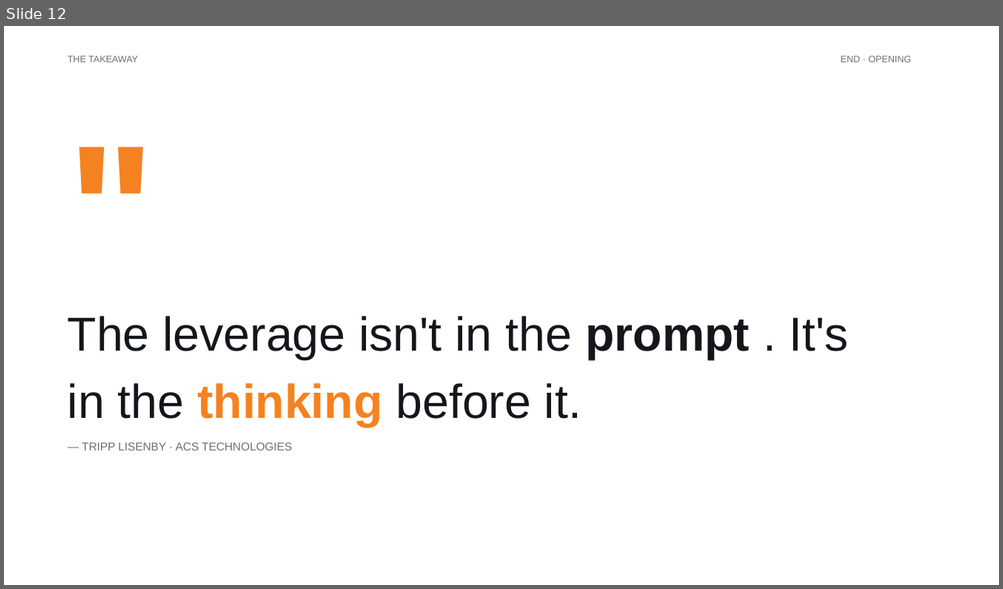
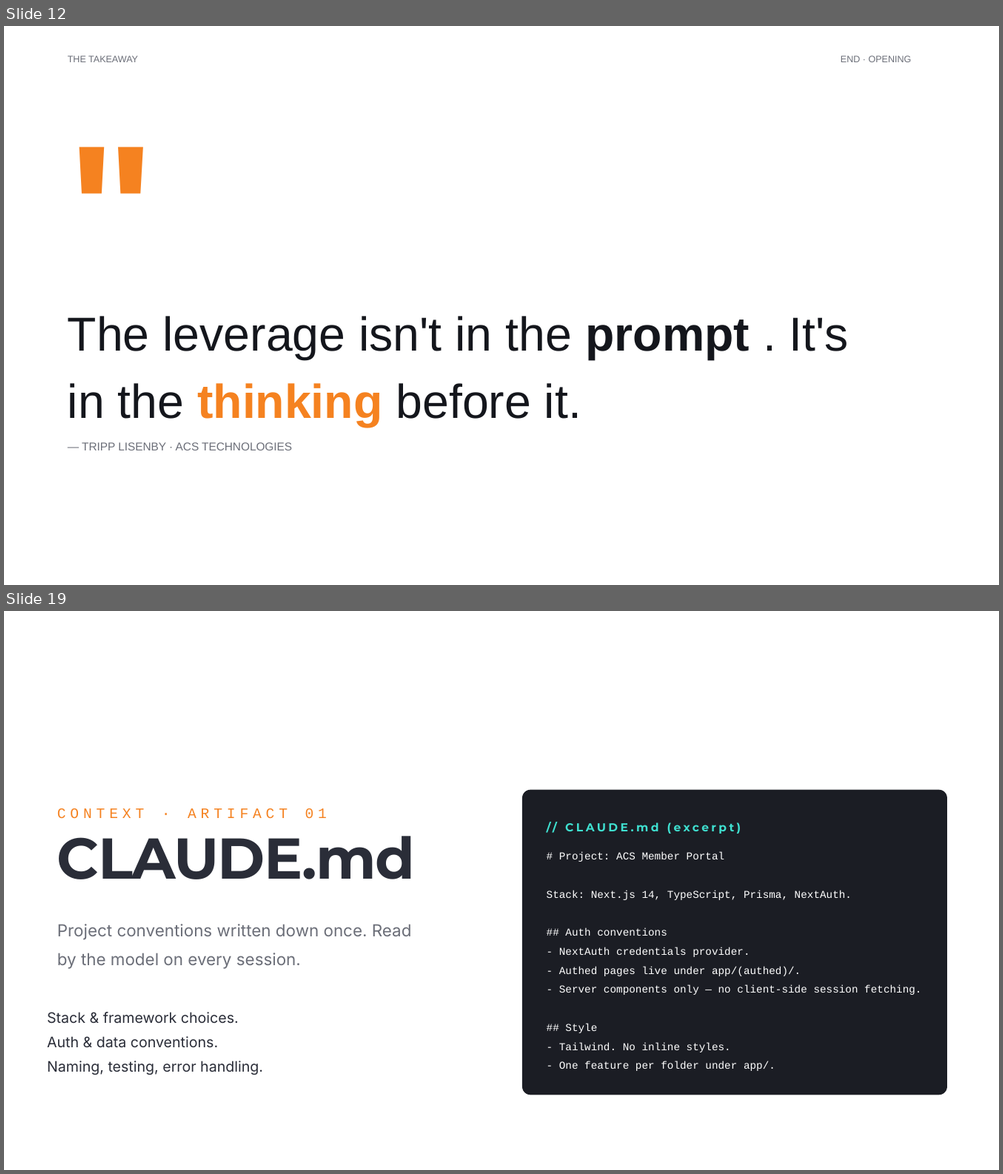
Before and after one commit to chriskehayias/ContextEngineering, a slide deck: schedule/02-vibe-coding-vs-context-engineering/02-vibe-coding-vs-context-engineering.pptx. Shown one above the other, each under a label of ours: slide 12 before the commit, slides 12 and 19 after it; the slides between them are not shown. The pictures are 1003x589 and 1003x1174 pixels, drawn with LibreOffice and Linux fonts; fonts in the diff are those of the drawing. Boxes give left, top, right and bottom in pixels: in the first picture for what was removed or moved away, otherwise in the second. Text is boxed around its words. In the diff, an @@ line names an element or a change of style, - is before the commit and + after.

Commit message:
Deck Updates

```diff
--- a/schedule/02-vibe-coding-vs-context-engineering/02-vibe-coding-vs-context-engineering.pptx
+++ b/schedule/02-vibe-coding-vs-context-engineering/02-vibe-coding-vs-context-engineering.pptx
@@ slide 19 added at [4, 611, 999, 1170], background #FFFFFF @@
@@ text added at [57, 809, 327, 818], 21 pt, text #F58220 @@
+CONTEXT · ARTIFACT 01
@@ rounded rectangle added at [522, 790, 947, 1096], fill #1B1D24 @@
@@ text added at [545, 810, 936, 834], 16.6 pt, text #3FE0D0, bold @@
+// CLAUDE.md (excerpt)
@@ text added at [57, 836, 415, 880], 83.2 pt, text #2A2D38, bold @@
+CLAUDE.md
@@ text added at [546, 852, 921, 1071], 15.3 pt, text #FFFFFF @@
+# Project: ACS Member Portal
+Stack: Next.js 14, TypeScript, Prisma, NextAuth.
+## Auth conventions
+- NextAuth credentials provider.
+- Authed pages live under app/(authed)/.
+- Server components only — no client-side session fetching.
+## Style
+- Tailwind. No inline styles.
+- One feature per folder under app/.
@@ text added at [57, 924, 412, 969], 24 pt, text #6B6E78 @@
+Project conventions written down once. Read by the model on every session.
@@ text added at [47, 1012, 263, 1076], 21 pt, text #2A2D38 @@
+Stack & framework choices.
+Auth & data conventions.
+Naming, testing, error handling.
```
Also in this commit, not shown: 6 slides changed, 10 other slides added, 26 slides removed, 14 other files.
